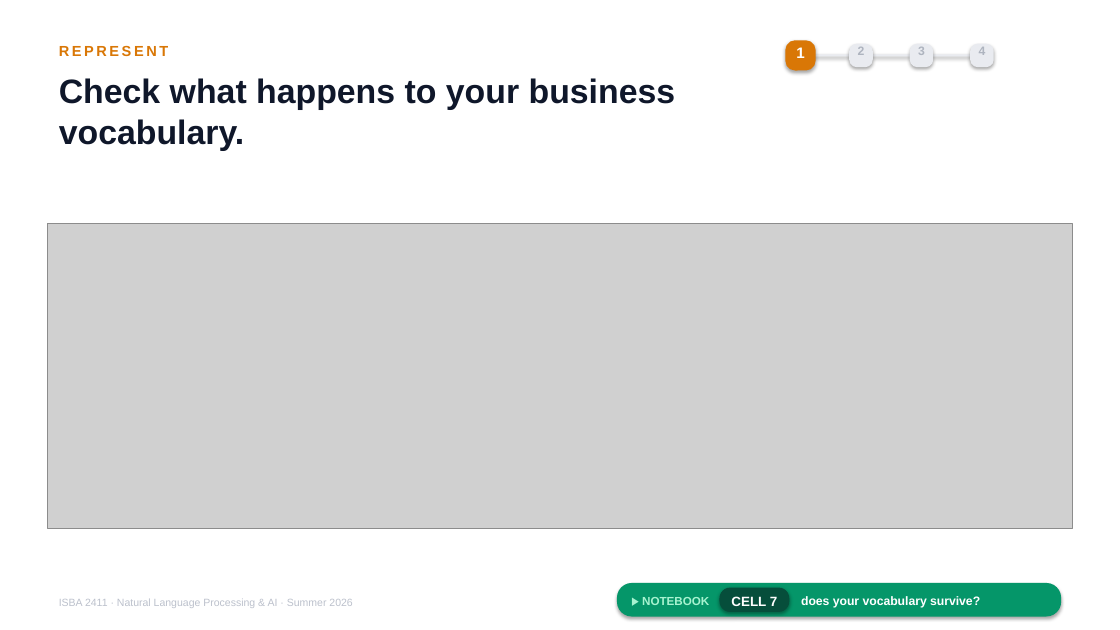
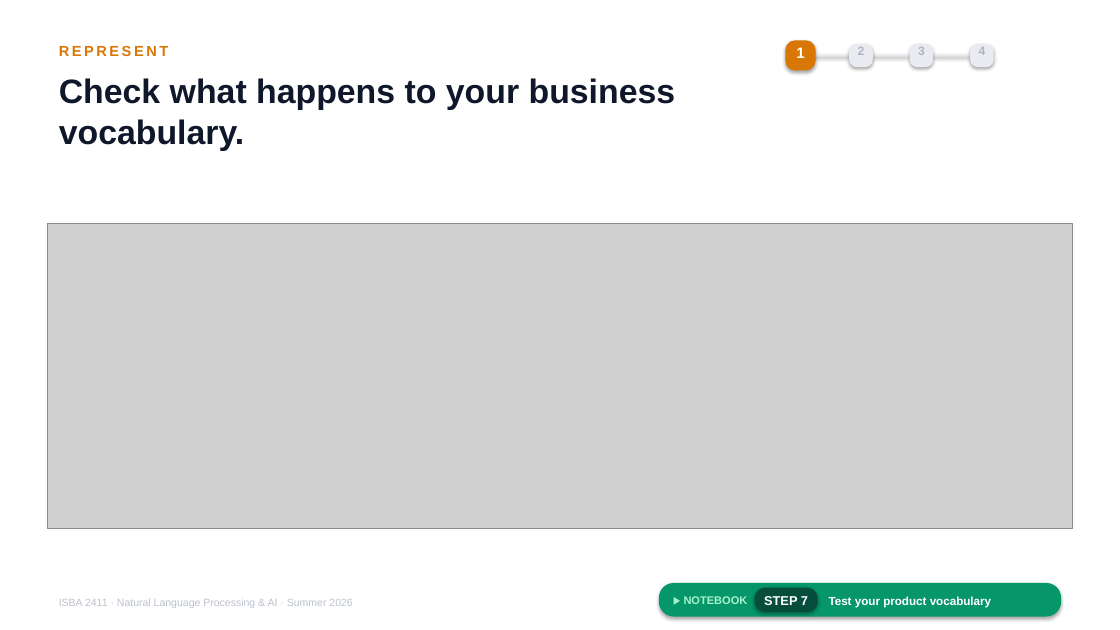
Before and after one commit to JulesMalin/isba2411-nlp, a slide deck: slide 7 of Week 7/L13_Support_Copilot.pptx. Drawn at 1120x630 pixels with LibreOffice and Linux fonts; fonts in the diff are those of the drawing; grey boxes stand for pictures. Boxes give left, top, right and bottom in pixels: in the first picture for what was removed or moved away, otherwise in the second. Text is boxed around its words. In the diff, an @@ line names an element or a change of style, - is before the commit and + after.

```diff
--- a/Week 7/L13_Support_Copilot.pptx
+++ b/Week 7/L13_Support_Copilot.pptx
@@ rounded rectangle: place and size @@
-rounded rectangle at (617,583,1061,617)
+rounded rectangle at (659,583,1061,617)
@@ text "▶ NOTEBOOK": place and size @@
-text "▶ NOTEBOOK" at (642,597,709,605)
+text "▶ NOTEBOOK" at (684,596,748,604)
@@ text "▶ NOTEBOOK" at (684,596,748,604): size 10 to 9.5 pt @@
@@ rounded rectangle: place and size @@
-rounded rectangle at (719,588,789,613)
+rounded rectangle at (755,588,818,613)
@@ text at (764,596,808,605): text changed; size 11.5 to 11 pt @@
-CELL 7
+STEP 7
@@ text at (829,596,991,608): text changed; size 10.5 to 10 pt @@
-does your vocabulary survive?
+Test your product vocabulary
```
Also in this commit, not shown: 16 other slides changed.
